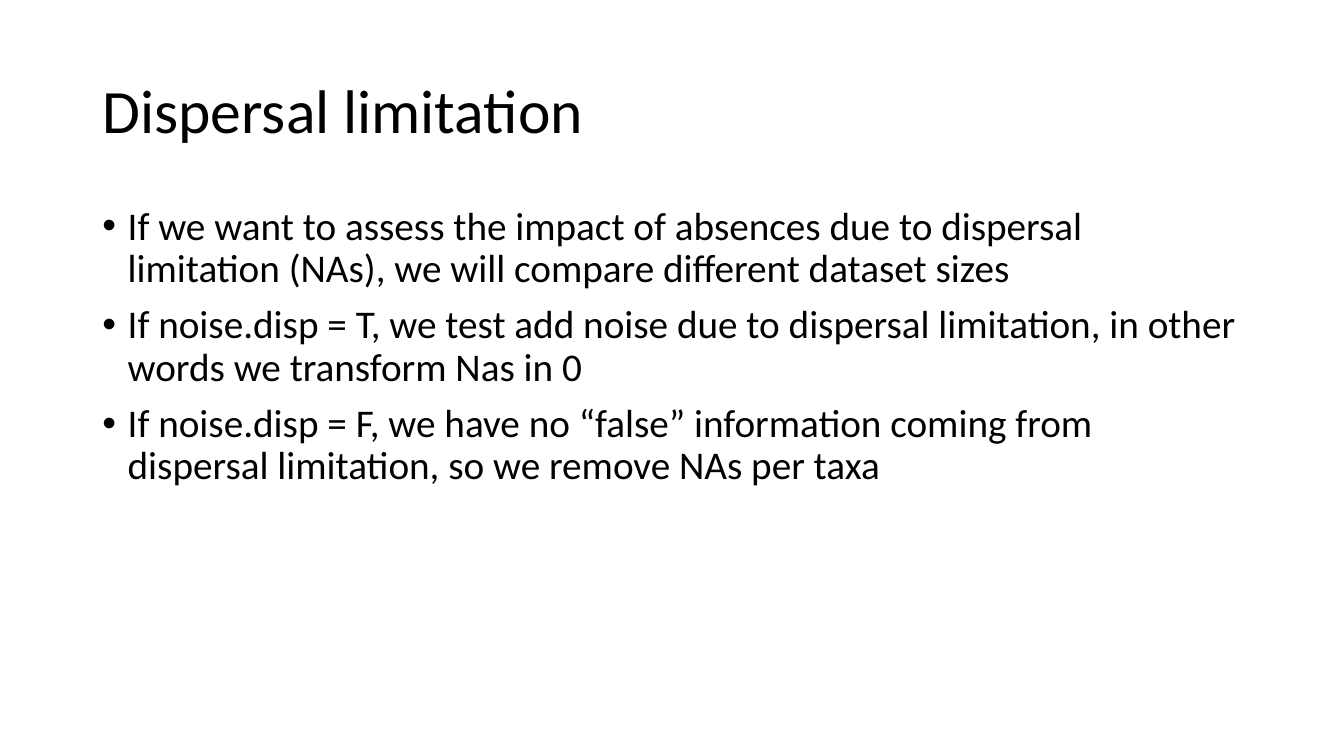
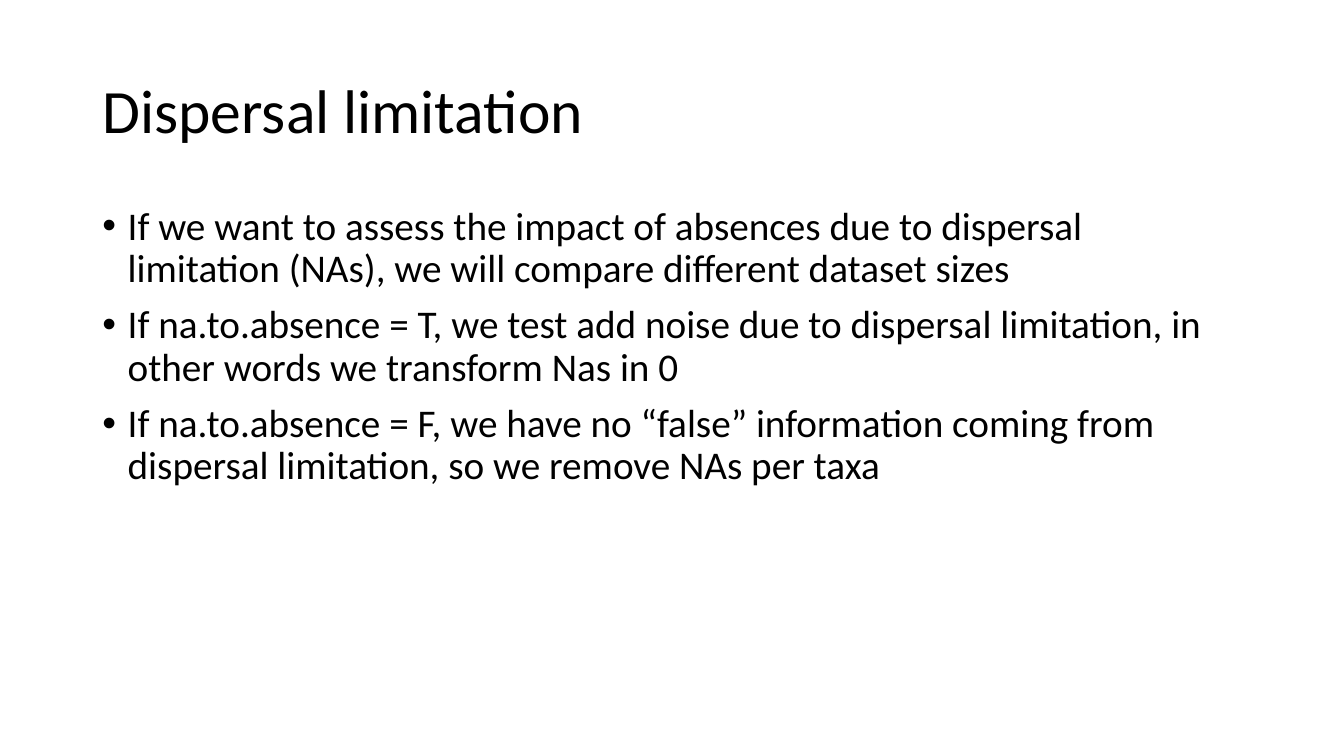
Before and after one commit to emmachollet/ArtificialData_Streambugs_SDMs, a slide deck: slide 3 of C1_documentation/analysis_noise_scenarios.pptx (slide 4 before the commit). Drawn at 1344x756 pixels with LibreOffice and Linux fonts; fonts in the diff are those of the drawing. Boxes give left, top, right and bottom in pixels: in the first picture for what was removed or moved away, otherwise in the second. Text is boxed around its words. In the diff, an @@ line names an element or a change of style, - is before the commit and + after.

```diff
--- a/C1_documentation/analysis_noise_scenarios.pptx
+++ b/C1_documentation/analysis_noise_scenarios.pptx
@@ text at <box>128,310,1201,486</box>: text changed @@
-• If noise.disp = T, we test add noise due to dispersal limitation, in other words we transform Nas in 0
-• If noise.disp = F, we have no “false” information coming from dispersal limitation, so we remove NAs per taxa
+• If na.to.absence = T, we test add noise due to dispersal limitation, in other words we transform Nas in 0
+• If na.to.absence = F, we have no “false” information coming from dispersal limitation, so we remove NAs per taxa
```
Also in this commit, not shown: 1 other slide changed, 1 slide removed, 3 other files.
